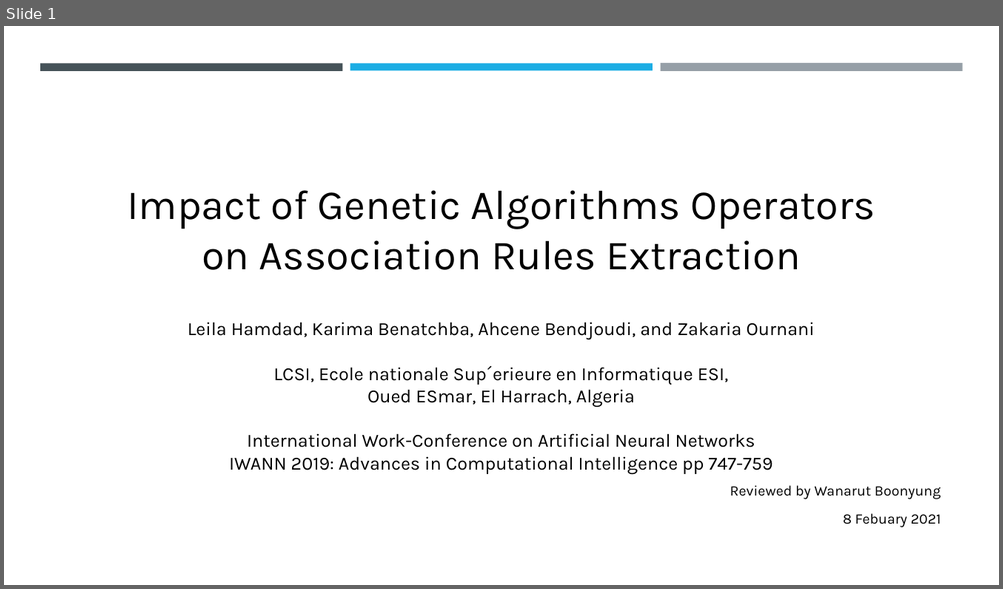
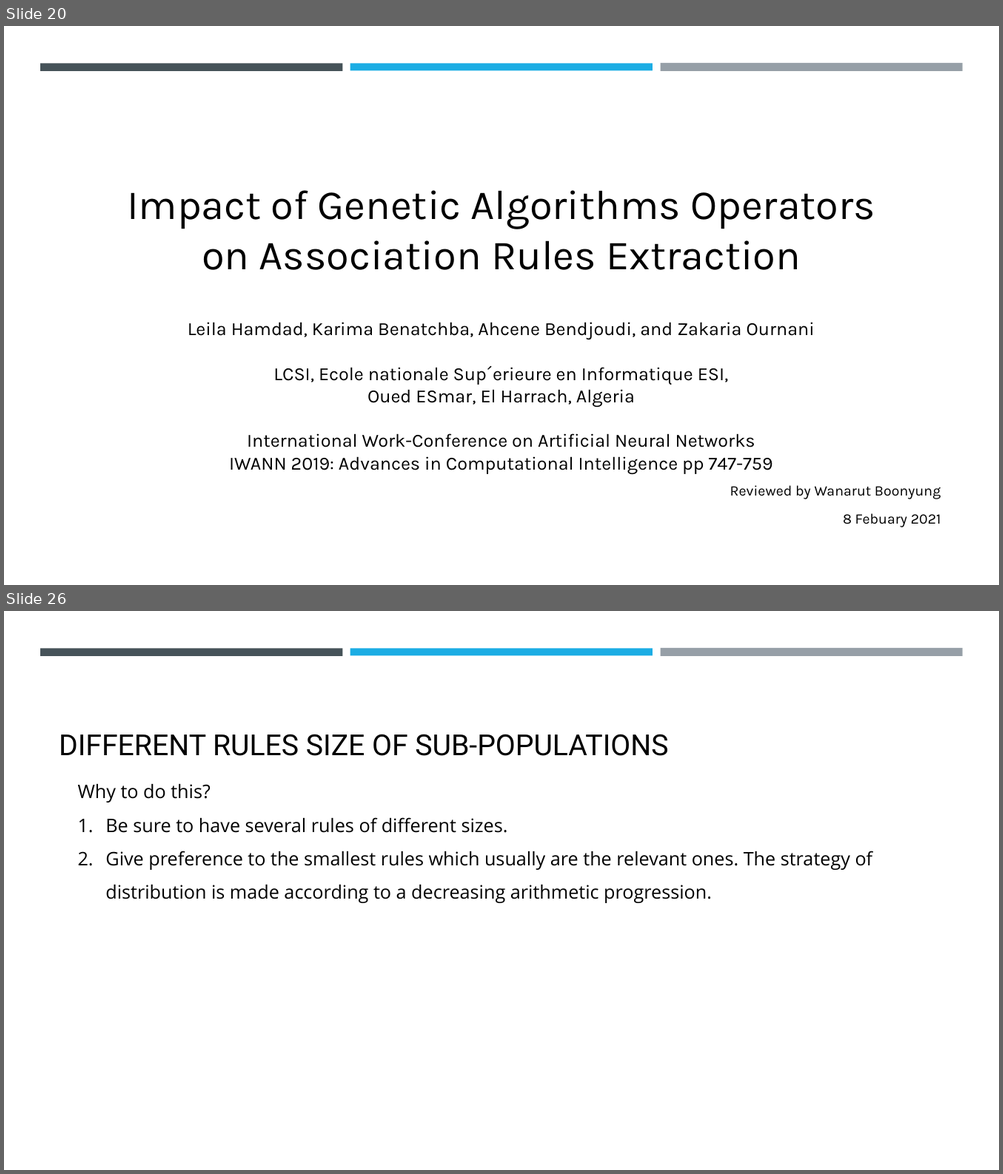
Before and after one commit to Wanarut/Review_literature, a slide deck: Impact of Genetic Algorithms Operators on Association Rules Extraction.pptx. Shown one above the other, each under a label of ours: slide 1 before the commit, slides 20 and 26 after it; the slides between them are not shown. The pictures are 1003x589 and 1003x1174 pixels, drawn with LibreOffice and Linux fonts; fonts in the diff are those of the drawing. Boxes give left, top, right and bottom in pixels: in the first picture for what was removed or moved away, otherwise in the second. Text is boxed around its words. In the diff, an @@ line names an element or a change of style, - is before the commit and + after.

```diff
--- a/Impact of Genetic Algorithms Operators on Association Rules Extraction.pptx
+++ b/Impact of Genetic Algorithms Operators on Association Rules Extraction.pptx
@@ slide 26 added at [4,611,999,1170], background #FFFFFF @@
@@ rectangle added at [40,648,343,655], fill #465359 @@
@@ rectangle added at [350,648,652,655], fill #1CADE4 @@
@@ rectangle added at [660,648,962,657], fill #969FA7 @@
@@ title added at [59,734,668,756], 28 pt, text #000000 @@
+DIFFERENT RULES SIZE OF SUB-POPULATIONS
@@ text added at [78,784,873,903], 18 pt, text #000000 @@
+Why to do this?
+1. Be sure to have several rules of different sizes.
+2. Give preference to the smallest rules which usually are the relevant ones. The strategy of distribution is made according to a decreasing arithmetic progression.
@@ what was slide 1 is now slide 20 @@
```
Also in this commit, not shown: 5 slides changed, 36 other slides added, 43 slides removed.
